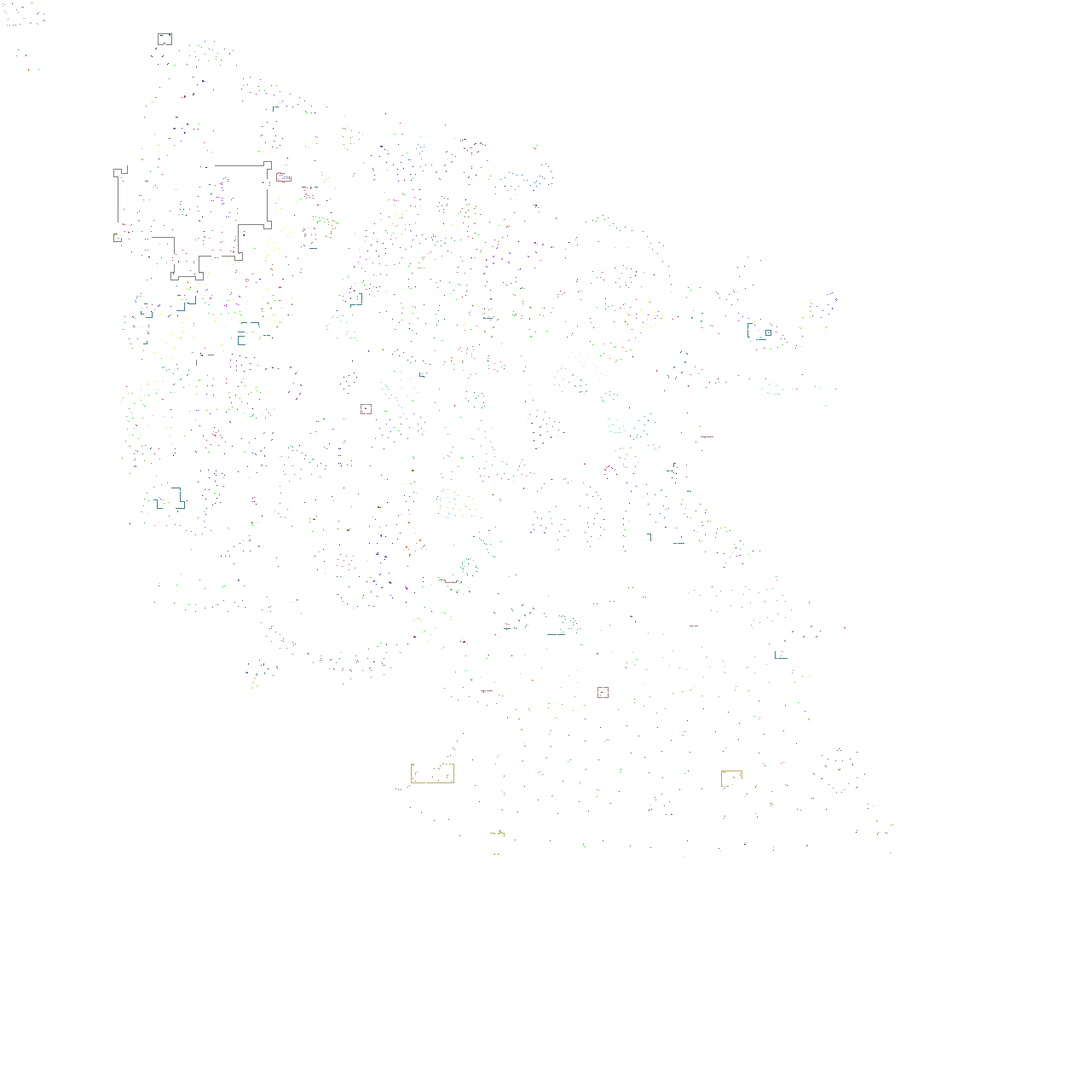
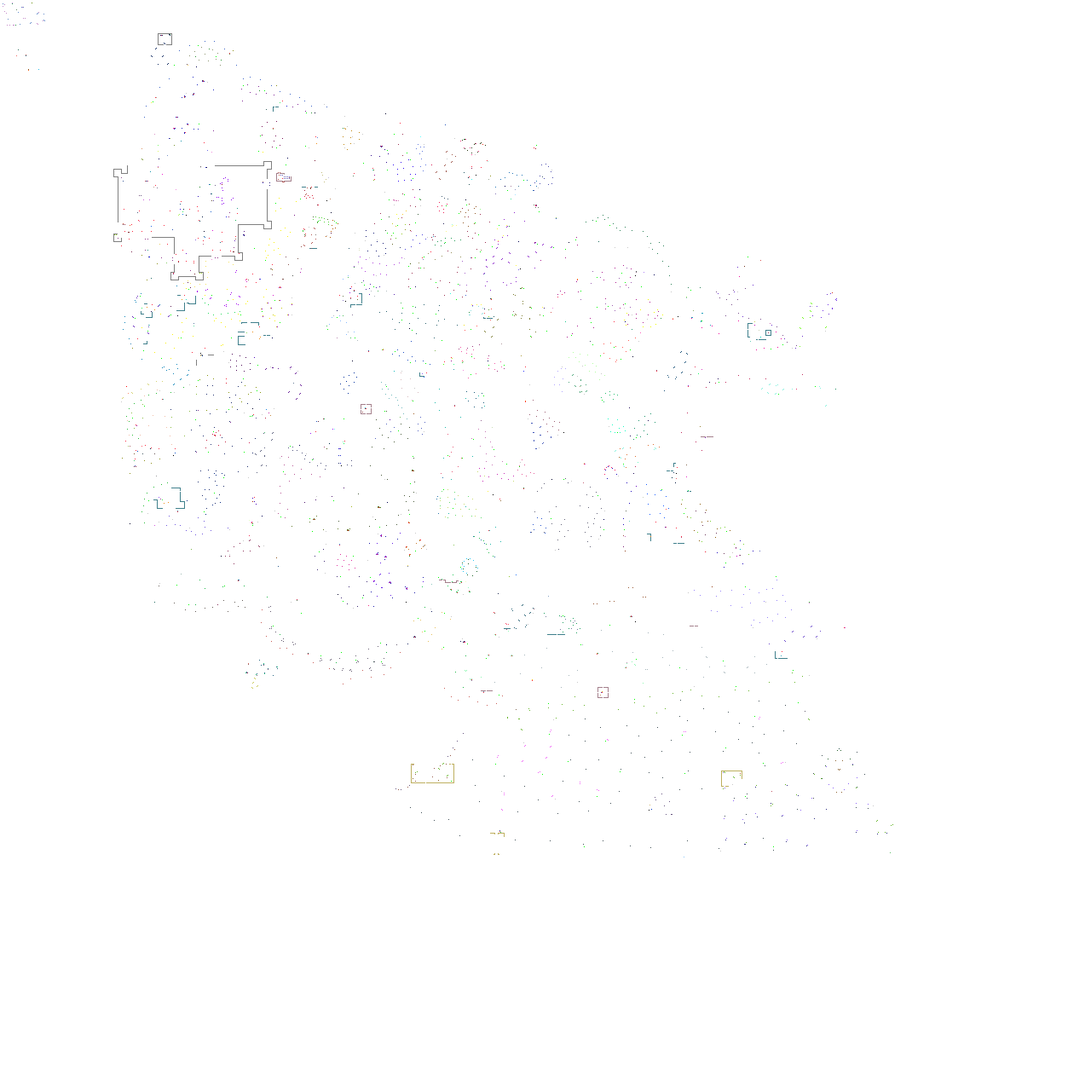
Layer changes from the first 1091 x 1091 image to the second:
painted on "stuff" over [679, 700, 857, 843]
